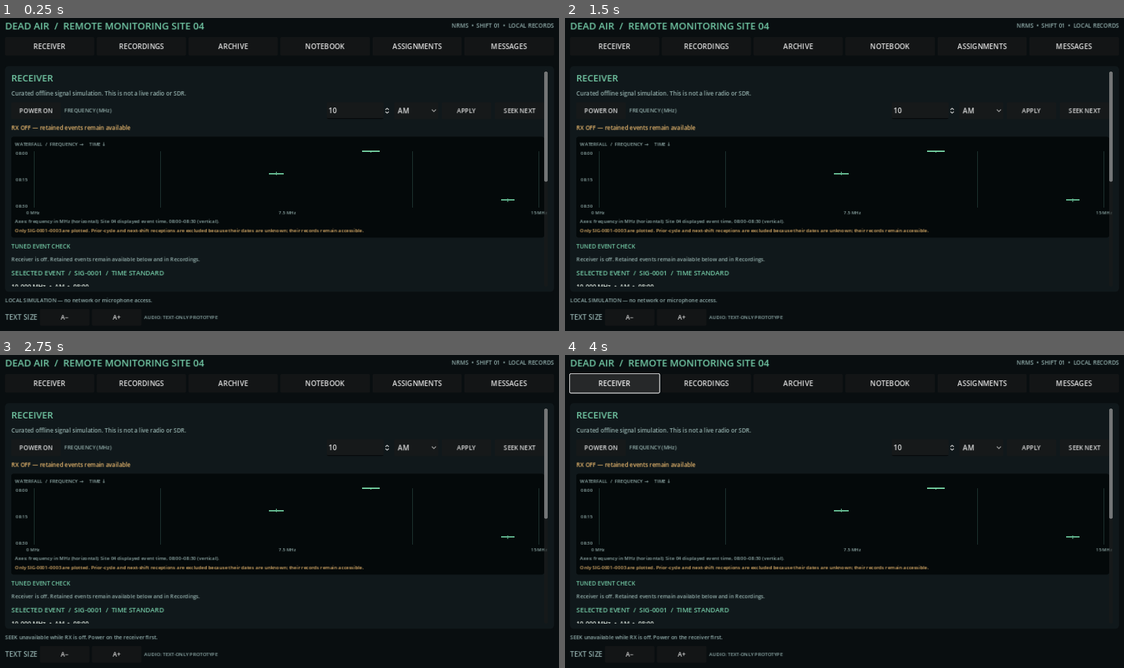
Above: before the commit, frames 1-4 (two rows, left to right).
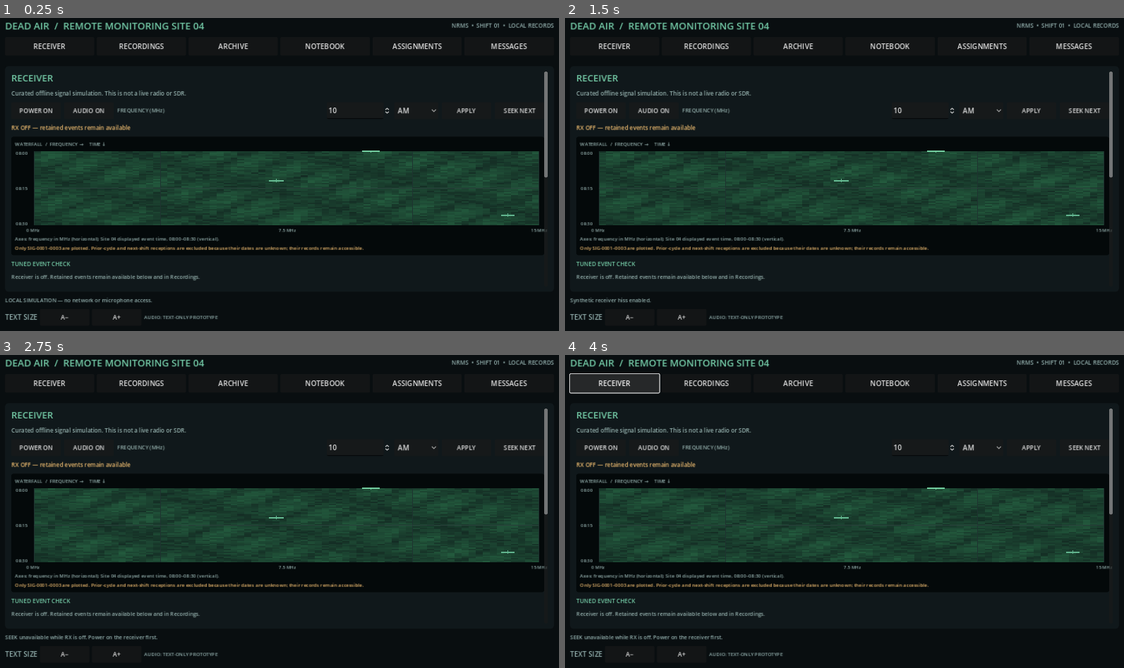
Above: after the commit, the same moments.

Repository: nuentoter/dead-air
Game: Godot game, scene res://scenes/main.tscn
The game is run twice, just before and just after one commit, with the same random seed, the same clock (stepped at 60 frames per second) and the same inputs.
Inputs (mouse positions are in pixels of both pictures, inside the frame that each line leads up to):
- Up to frame 1 (0.25 s): no input
- Up to frame 2 (1.5 s): click (654, 111) at 0.5 s, where only the run after the commit has a clickable "AUDIO ON"; click (654, 111) at 1.25 s, where only the run after the commit has a clickable "AUDIO OFF"
- Up to frame 3 (2.75 s): click "SEEK NEXT" at 2 s
- Up to frame 4 (4 s): click "SEEK NEXT" at 2.75 s; click "RECEIVER" at 3.5 s

The runs differ from the first frame. In frame 1, 24% of the frame differs, in the area x 2-98%, y 28-86%; in frame 2, 24%, in the area x 0-98%, y 28-92%; in frame 3, 24%; in frame 4, 24%.

Commit message:
Add running waterfall and receiver hiss

Diff:
--- a/scripts/main.gd
+++ b/scripts/main.gd
@@ -15,9 +15,14 @@
 
 class WaterfallPlot extends Control:
 	var events: Array = []
+	var elapsed := 0.0
 
 	func _ready() -> void:
-		custom_minimum_size = Vector2(0, 150)
+		custom_minimum_size = Vector2(0, 190)
+		queue_redraw()
+
+	func _process(delta: float) -> void:
+		elapsed += delta
 		queue_redraw()
 
 	func _draw() -> void:
@@ -27,6 +32,19 @@
 		var bottom_gutter := 18.0
 		var plot_rect := Rect2(Vector2(left_gutter, 4.0), Vector2(maxf(1.0, size.x - left_gutter - 4.0), maxf(1.0, size.y - bottom_gutter - 4.0)))
 		draw_rect(Rect2(Vector2.ZERO, size), Color(0.018, 0.035, 0.04, 1), true)
+		# Synthetic running noise bed; authored signal traces remain separate.
+		var row_height := 3.0
+		var rows := int(ceil(plot_rect.size.y / row_height))
+		for row in range(rows):
+			var y := plot_rect.position.y + float(row) * row_height
+			var age := elapsed * 5.0 + float(row)
+			for col in range(72):
+				var x := plot_rect.position.x + plot_rect.size.x * float(col) / 72.0
+				var wave := absf(sin(float(col) * 0.41 + age * 0.17) * cos(float(col) * 0.13 - age * 0.09))
+				var noise := fposmod(sin(float(col * 37 + row * 19) * 12.9898 + floor(age) * 78.233) * 43758.5453, 1.0)
+				var intensity := clampf(0.07 + wave * 0.13 + noise * 0.12, 0.04, 0.32)
+				var tint := Color(0.06 + intensity * 0.25, 0.12 + intensity * 0.75, 0.11 + intensity * 0.42, 1)
+				draw_rect(Rect2(x, y, maxf(1.0, plot_rect.size.x / 72.0 + 0.5), row_height), tint, true)
 		for step in range(0, 5):
 			var x := plot_rect.position.x + plot_rect.size.x * float(step) / 4.0
 			draw_line(Vector2(x, plot_rect.position.y), Vector2(x, plot_rect.end.y), Color(0.12, 0.2, 0.19, 1), 1.0)
@@ -73,14 +91,51 @@
 var recommendation_select: OptionButton
 var frequency_spin: SpinBox
 var mode_select: OptionButton
+var receiver_audio: AudioStreamPlayer
+var audio_playback: AudioStreamGeneratorPlayback
+var audio_enabled := true
+var audio_phase := 0.0
 var status_message := "LOCAL SIMULATION — no network or microphone access."
 
 func _ready() -> void:
+	_setup_receiver_audio()
 	game = GameState.new()
 	if not String(game.load_notice).is_empty():
 		status_message = String(game.load_notice)
 	_build_shell()
 	_refresh()
+
+func _process(_delta: float) -> void:
+	_update_receiver_audio()
+
+func _setup_receiver_audio() -> void:
+	receiver_audio = AudioStreamPlayer.new()
+	var generator := AudioStreamGenerator.new()
+	generator.mix_rate = 22050.0
+	generator.buffer_length = 0.15
+	receiver_audio.stream = generator
+	receiver_audio.volume_db = -25.0
+	add_child(receiver_audio)
+	receiver_audio.play()
+	audio_playback = receiver_audio.get_stream_playback() as AudioStreamGeneratorPlayback
+
+func _update_receiver_audio() -> void:
+	if audio_playback == null or not audio_enabled or game == null:
+		return
+	if not bool(game.data.get("receiver_power", false)):
+		return
+	var frames := audio_playback.get_frames_available()
+	if frames <= 0:
+		return
+	var buffer := PackedVector2Array()
+	buffer.resize(frames)
+	for i in range(frames):
+		var noise := randf_range(-1.0, 1.0) * 0.16
+		audio_phase += 2.0 * PI * 73.0 / 22050.0
+		var hum := sin(audio_phase) * 0.018
+		var sample := clampf(noise + hum, -0.2, 0.2)
+		buffer[i] = Vector2(sample, sample)
+	audio_playback.push_buffer(buffer)
 
 func _notification(what: int) -> void:
 	if what == NOTIFICATION_APPLICATION_PAUSED or what == NOTIFICATION_WM_CLOSE_REQUEST:
@@ -295,6 +350,7 @@
 	var control_row := _row()
 	var power_text := "POWER OFF" if bool(game.data.get("receiver_power", false)) else "POWER ON"
 	_button(power_text, _toggle_receiver, control_row)
+	_button("AUDIO ON" if audio_enabled else "AUDIO OFF", _toggle_audio, control_row)
 
 	_add_text("FREQUENCY (MHz)", 12, MUTED, control_row)
 	frequency_spin = SpinBox.new()
@@ -385,6 +441,11 @@
 	visual.add_child(plot)
 	_add_text("Axes: frequency in MHz (horizontal); Site 04 displayed event time, 08:00–08:30 (vertical).", 11, MUTED, visual)
 	_add_text("Only SIG-0001–0003 are plotted. Prior-cycle and next-shift receptions are excluded because their dates are unknown; their records remain accessible.", 11, WARNING, visual)
+
+func _toggle_audio() -> void:
+	audio_enabled = not audio_enabled
+	status_message = "Synthetic receiver hiss enabled." if audio_enabled else "Receiver audio muted."
+	_refresh()
 
 func _toggle_receiver() -> void:
 	var next_power := not bool(game.data.get("receiver_power", false))
